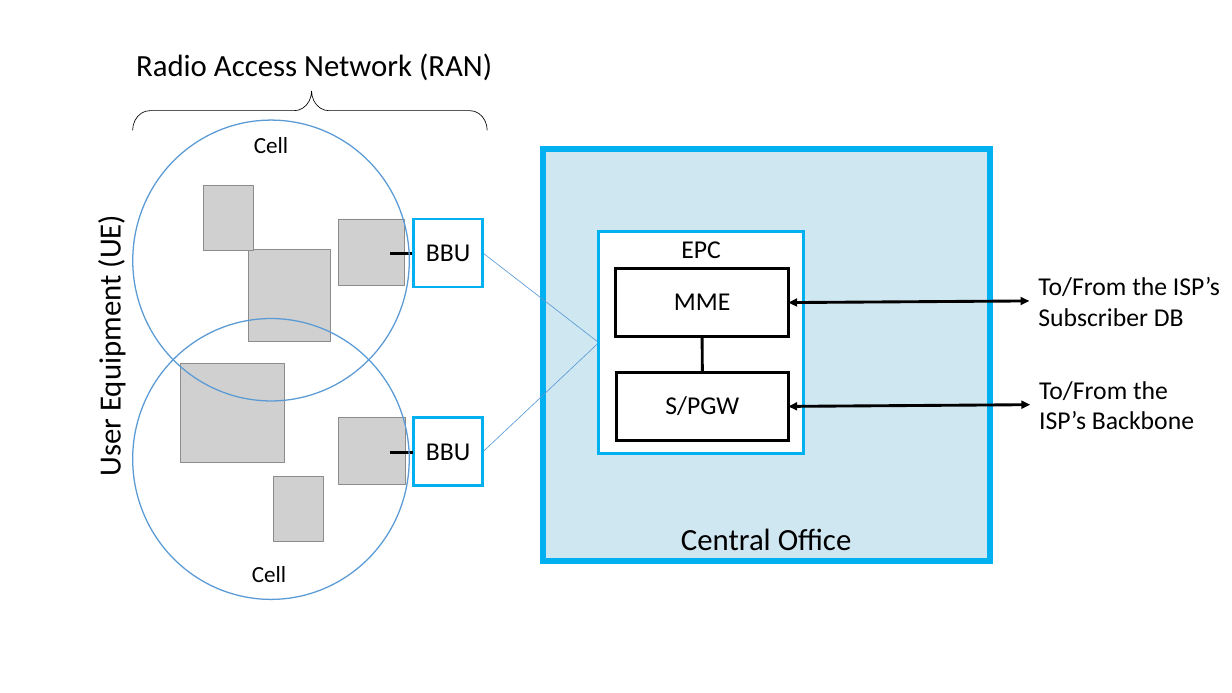
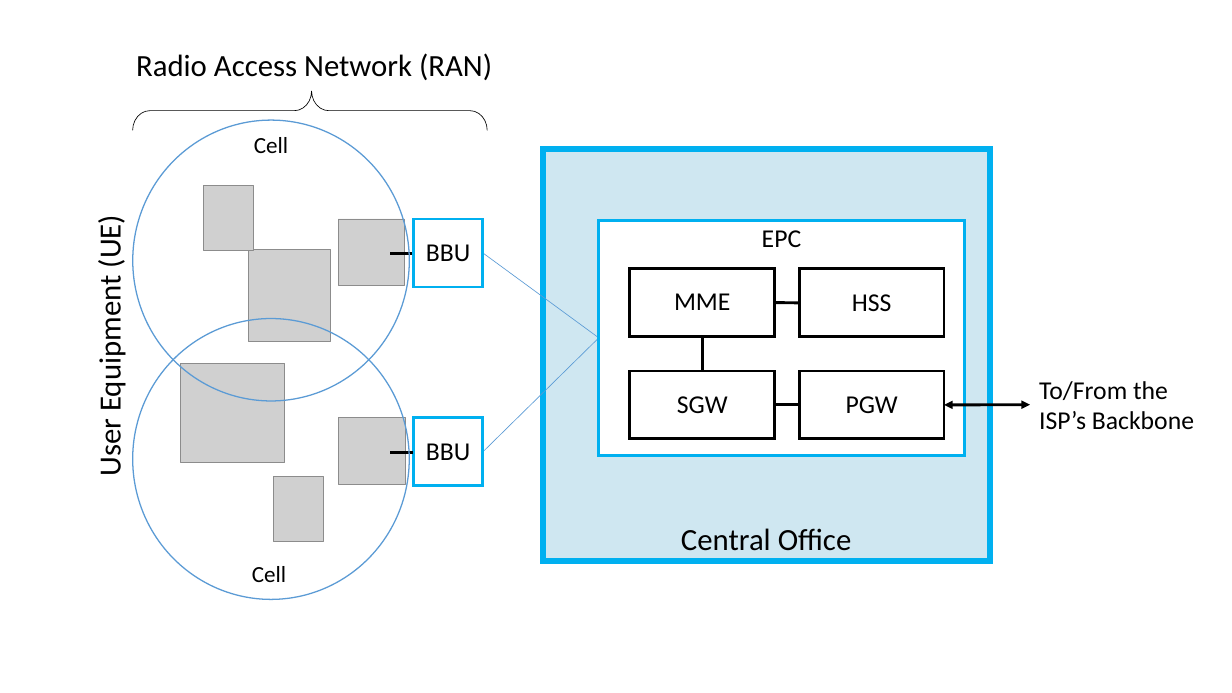
Before and after one commit to llpeterson/direct, a slide deck: slide 2 of figures/access.pptx. Drawn at 1232x693 pixels with LibreOffice and Linux fonts; fonts in the diff are those of the drawing; grey boxes stand for pictures. Boxes give left, top, right and bottom in pixels: in the first picture for what was removed or moved away, otherwise in the second. Text is boxed around its words. In the diff, an @@ line names an element or a change of style, - is before the commit and + after.

```diff
--- a/figures/access.pptx
+++ b/figures/access.pptx
@@ rectangle "EPC" resized from (x1=599, y1=232, x2=804, y2=454) to (x1=599, y1=221, x2=964, y2=456) @@
@@ line moved from (599, 343) - (483, 253) to (599, 338) - (483, 253) @@
@@ rectangle "MME" resized from (x1=616, y1=269, x2=788, y2=337) to (x1=630, y1=269, x2=775, y2=337) @@
@@ rectangle added at (x1=799, y1=269, x2=945, y2=337), fill #FFFFFF, outline #000000 2.25 pt, 20 pt, text #000000 @@
+HSS
@@ text removed at (x1=1038, y1=277, x2=1220, y2=327) @@
-To/From the ISP’s Subscriber DB
@@ double arrow moved from (788, 302) - (1030, 301) to (775, 302) - (799, 303) @@
@@ double arrow (775, 302) - (799, 303): double arrow to line @@
@@ line moved from (599, 343) - (483, 452) to (599, 338) - (483, 452) @@
@@ rectangle "SGW" resized from (x1=616, y1=372, x2=788, y2=441) to (x1=630, y1=371, x2=775, y2=439) @@
@@ rectangle added at (x1=799, y1=371, x2=945, y2=439), fill #FFFFFF, outline #000000 2.25 pt, 20 pt, text #000000 @@
+PGW
@@ text in rectangle at (x1=677, y1=396, x2=728, y2=413): text changed @@
-S/PGW
+SGW
@@ line added from (775, 405) to (799, 405), #000000 2.25 pt @@
@@ double arrow moved from (788, 407) - (1031, 405) to (945, 405) - (1031, 405) @@
```
Also in this commit, not shown: 1 slide removed, 3 other files.
